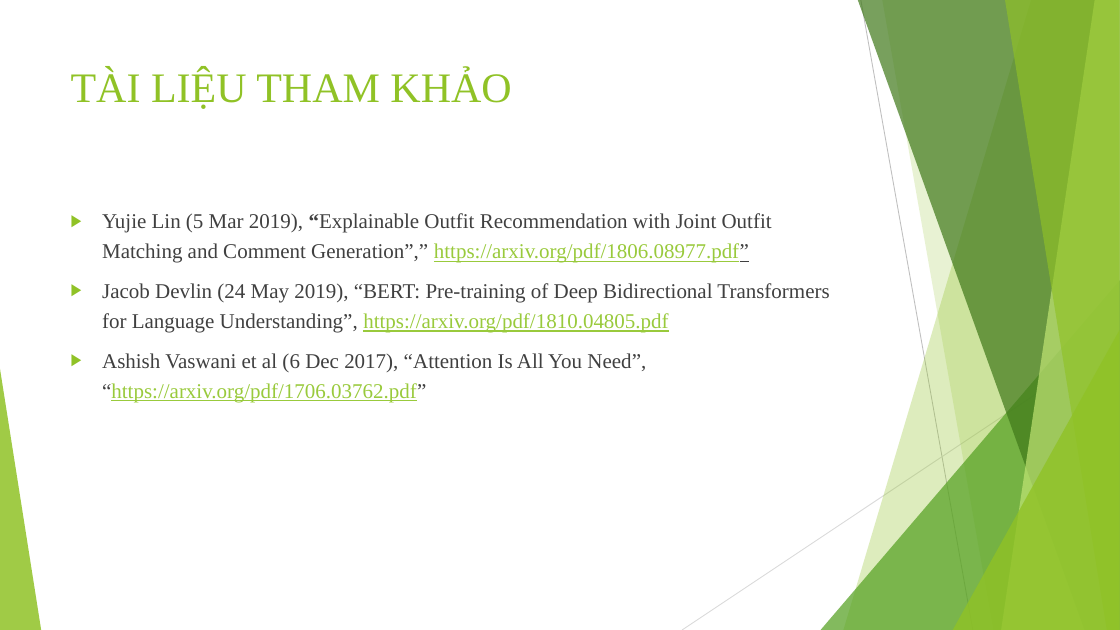
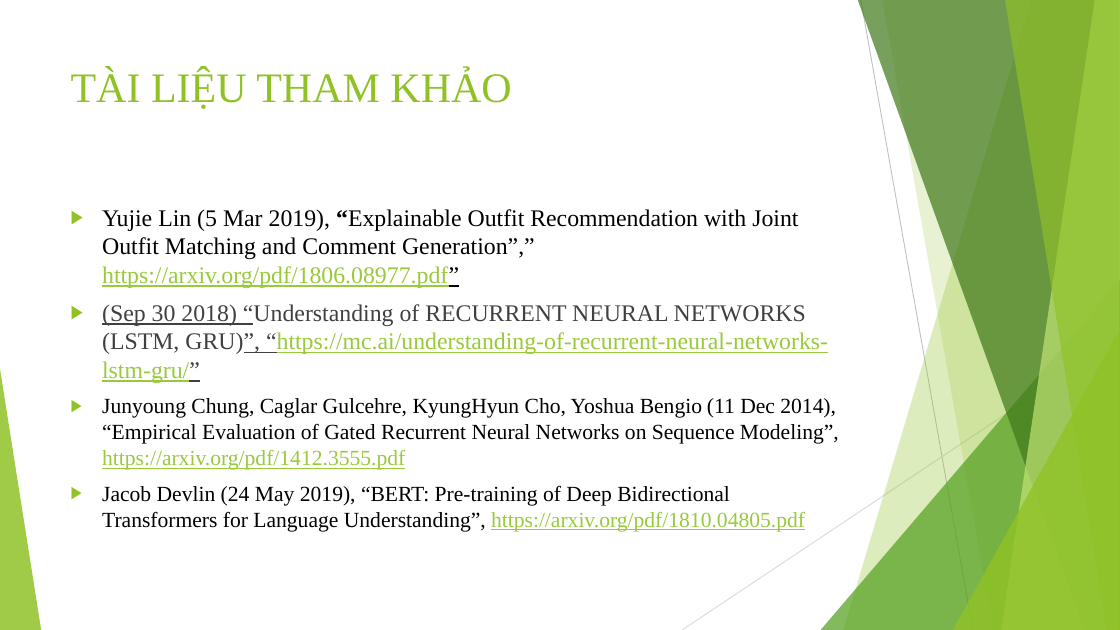
Before and after one commit to trungpham2701/TLCN-CommentGenerationForOutfit, a slide deck: slide 19 of BaoCaoTLCN.pptx (slide 16 before the commit). Drawn at 1120x630 pixels with LibreOffice and Linux fonts; fonts in the diff are those of the drawing. Boxes give left, top, right and bottom in pixels: in the first picture for what was removed or moved away, otherwise in the second. Text is boxed around its words. In the diff, an @@ line names an element or a change of style, - is before the commit and + after.

```diff
--- a/BaoCaoTLCN.pptx
+++ b/BaoCaoTLCN.pptx
@@ text at [102, 209, 805, 532]: size 18 to 20.4 pt in "Yujie Lin (5 Mar 2019), “Explainable Outfit ..."; text colour #404040 to #000000 in "Yujie Lin (5 Mar 2019), “Explainable Outfit ...", "Jacob Devlin (24 May 2019), “BERT: Pre-training ..."; size 18 to 18.5 pt in "Jacob Devlin (24 May 2019), “BERT: Pre-training ..."; line spacing 1.2 to 1 @@
@@ text at [102, 304, 839, 470]: paragraphs added @@
+▶ (Sep 30 2018) “Understanding of RECURRENT NEURAL NETWORKS (LSTM, GRU)”, “https://mc.ai/understanding-of-recurrent-neural-networks-lstm-gru/”
+▶ Junyoung Chung, Caglar Gulcehre, KyungHyun Cho, Yoshua Bengio (11 Dec 2014), “Empirical Evaluation of Gated Recurrent Neural Networks on Sequence Modeling”, https://arxiv.org/pdf/1412.3555.pdf
@@ text at [102, 353, 646, 403]: paragraph removed @@
-▶ Ashish Vaswani et al (6 Dec 2017), “Attention Is All You Need”, “https://arxiv.org/pdf/1706.03762.pdf”
```
Also in this commit, not shown: 16 other slides changed, 3 slides added.
